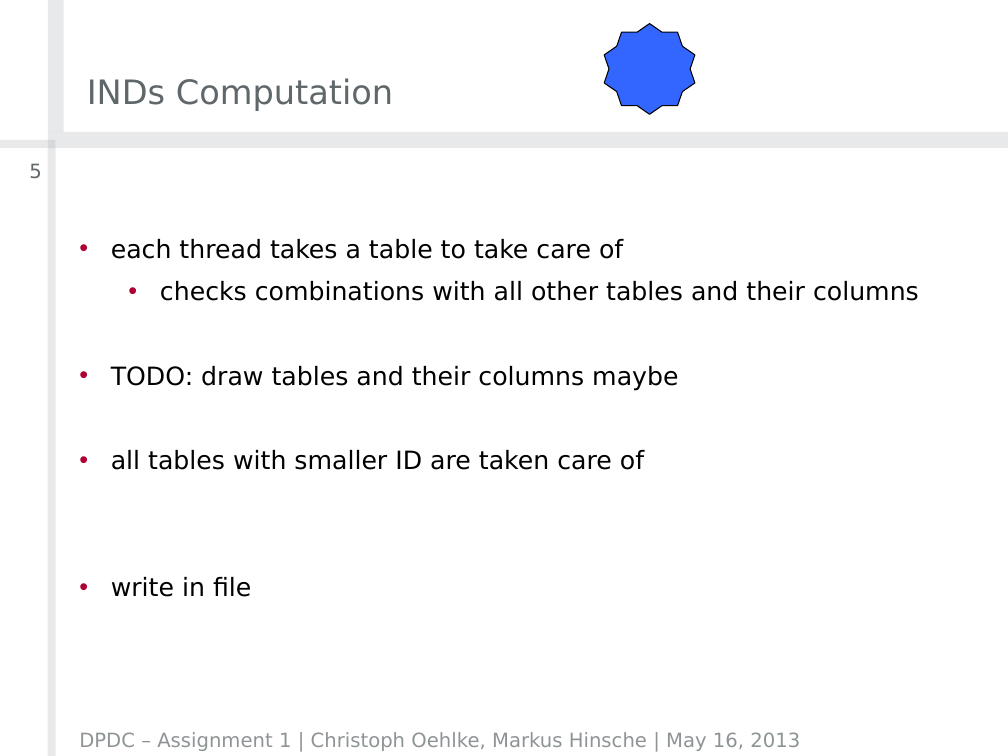
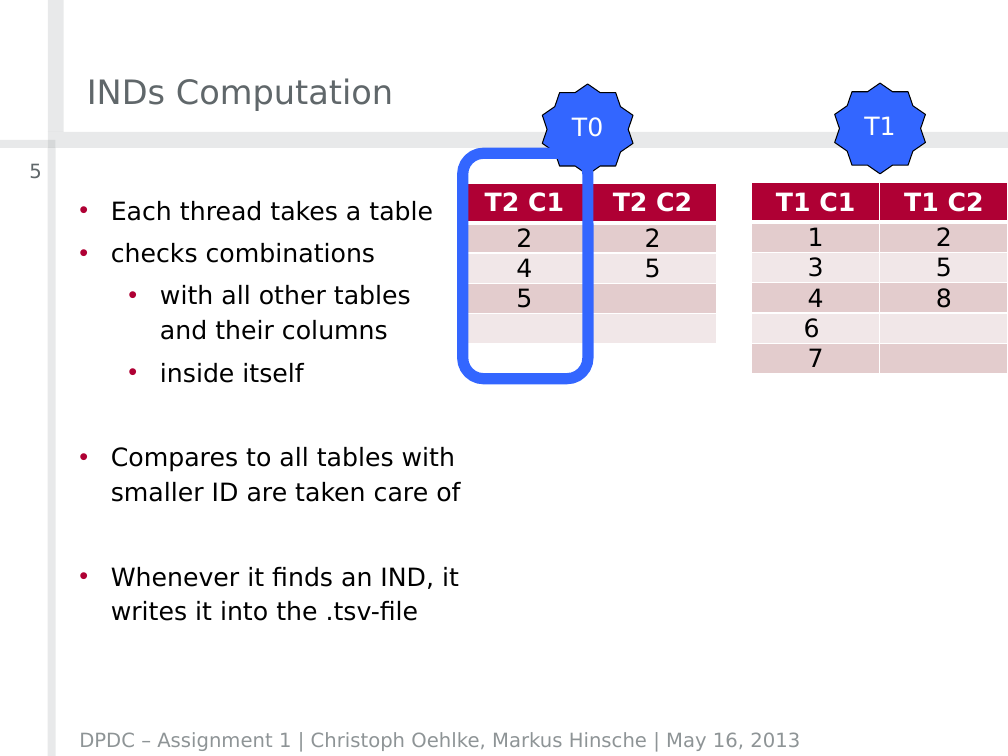
Before and after one commit to crizzy/dpdc-exercises, a slide deck: slide 5 of exercise2/DPDCAssignment2Group01.pptx. Drawn at 1008x756 pixels with LibreOffice and Linux fonts; fonts in the diff are those of the drawing; background and template pictures are left out. Boxes give left, top, right and bottom in pixels: in the first picture for what was removed or moved away, otherwise in the second. Text is boxed around its words. In the diff, an @@ line names an element or a change of style, - is before the commit and + after.

```diff
--- a/exercise2/DPDCAssignment2Group01.pptx
+++ b/exercise2/DPDCAssignment2Group01.pptx
@@ star "T0": place and size @@
-star "T0" at [604, 23, 695, 114]
+star "T0" at [542, 84, 633, 174]
@@ star added at [835, 83, 925, 173], fill #3366FF, outline #000000 0.75 pt, 18 pt, text #FFFFFF @@
+T1
@@ text in star at [572, 117, 603, 137]: text added @@
+T0
@@ rounded rectangle added at [463, 153, 588, 379], outline #3366FF 8 pt @@
@@ text at [111, 201, 460, 621]: text changed @@
-• each thread takes a table to take care of
-  • checks combinations with all other tables and their columns
-• TODO: draw tables and their columns maybe
-• all tables with smaller ID are taken care of
-• write in file
+• Each thread takes a table
+• checks combinations
+  • with all other tables and their columns
+  • inside itself
+• Compares to all tables with smaller ID are taken care of
+• Whenever it finds an IND, it writes it into the .tsv-file
@@ table added at [461, 183, 717, 349], 5 rows, 2 columns @@
+T2 C1 | T2 C2
+2 | 2
+4 | 5
+5 | 
+ | 
@@ table added at [752, 182, 1008, 379], 6 rows, 2 columns @@
+T1 C1 | T1 C2
+1 | 2
+3 | 5
+4 | 8
+6 | 
+7 | 
```
Also in this commit, not shown: 4 other slides changed, 11 slides added.
